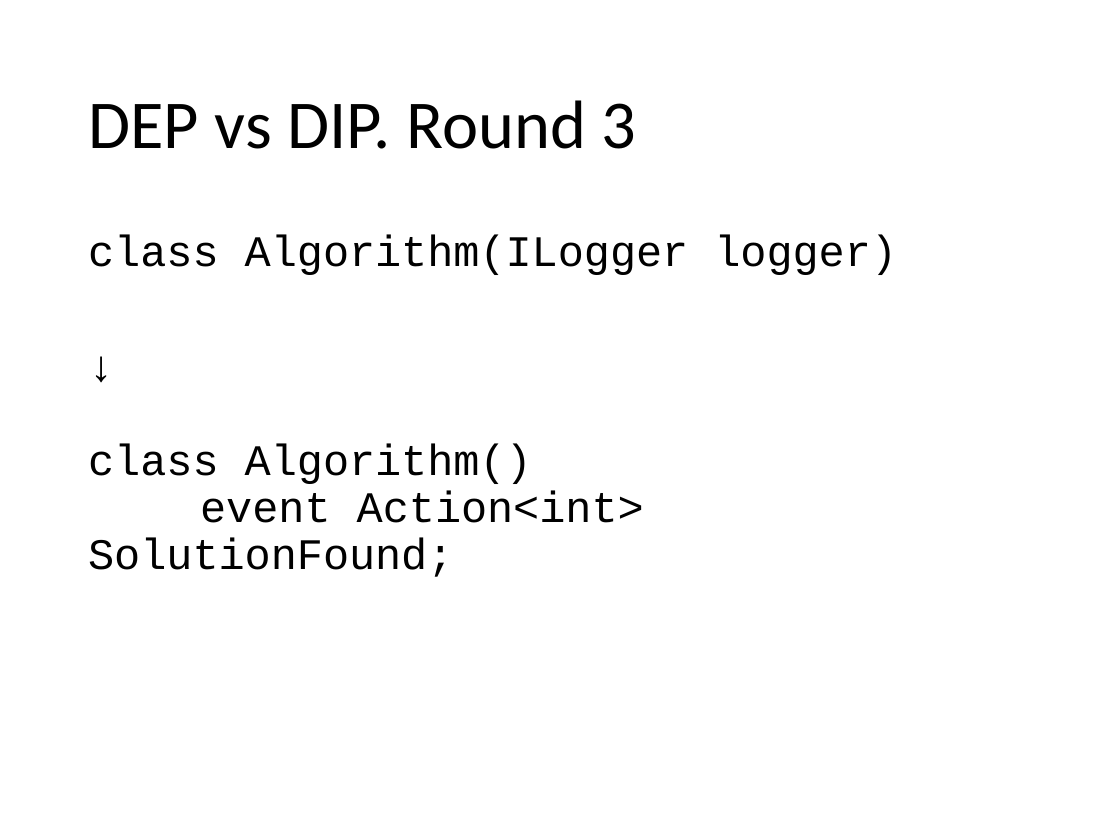
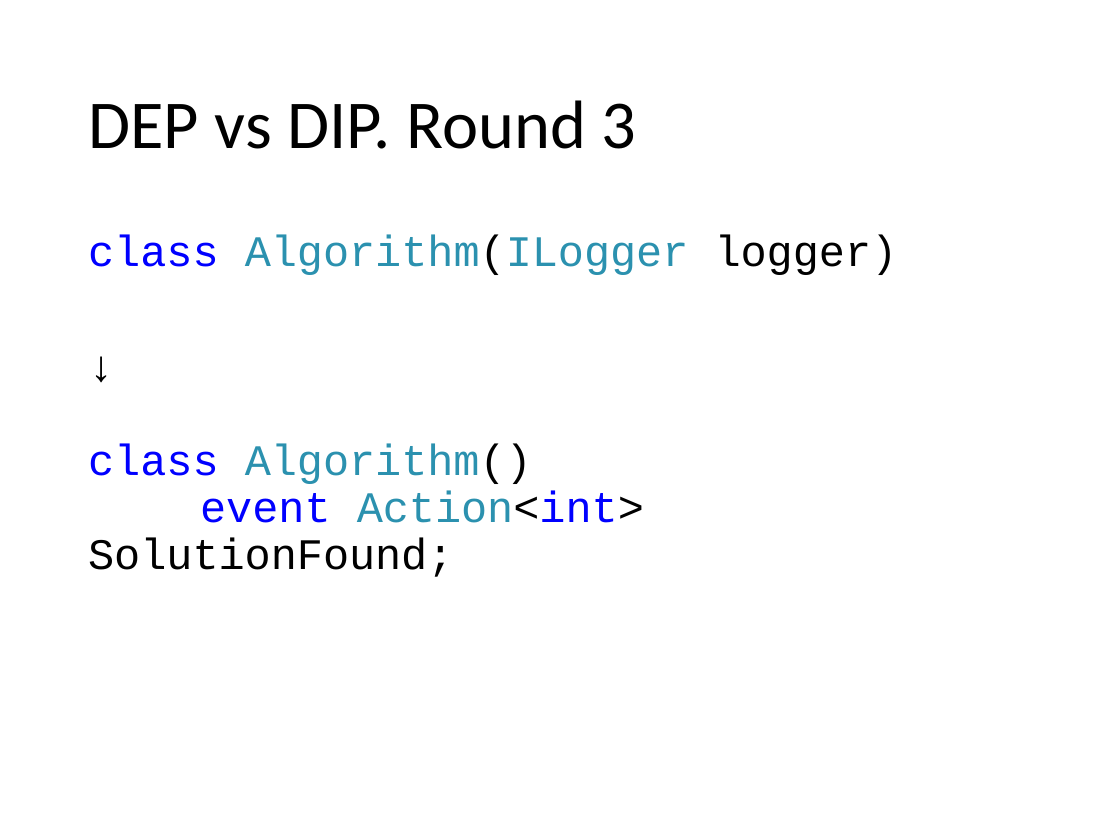
Before and after one commit to valertron/design, a slide deck: slide 108 of Design.pptx (slide 92 before the commit). Drawn at 1120x840 pixels with LibreOffice and Linux fonts; fonts in the diff are those of the drawing. Boxes give left, top, right and bottom in pixels: in the first picture for what was removed or moved away, otherwise in the second. Text is boxed around its words. In the diff, an @@ line names an element or a change of style, - is before the commit and + after.

```diff
--- a/Design.pptx
+++ b/Design.pptx
@@ text "class Algorithm(ILogger logger)" at (88, 235, 898, 577): text colour #000000 to #0000FF in "class", "class event Action<int>"; text colour #000000 to #2B91AF in "Algorithm(ILogger", "Algorithm() Action<int>"; highlight none to #FFFFFF in "class Algorithm(ILogger", "class Algorithm() event Action<int>" @@
```
Also in this commit, not shown: 17 other slides changed, 19 slides added, 2 slides removed, 1 other file.
